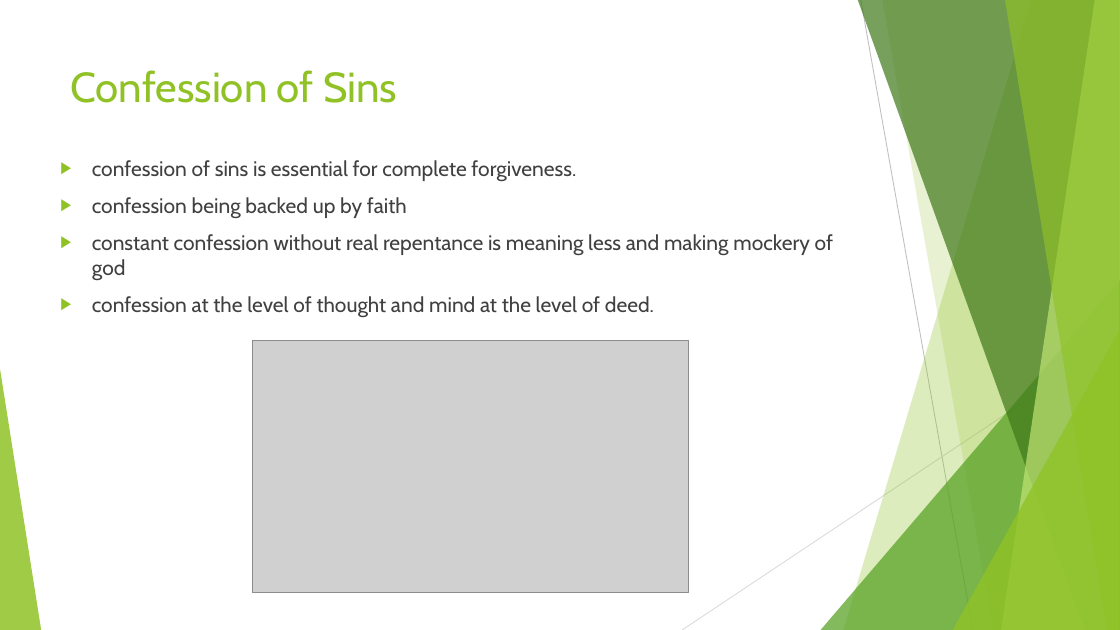
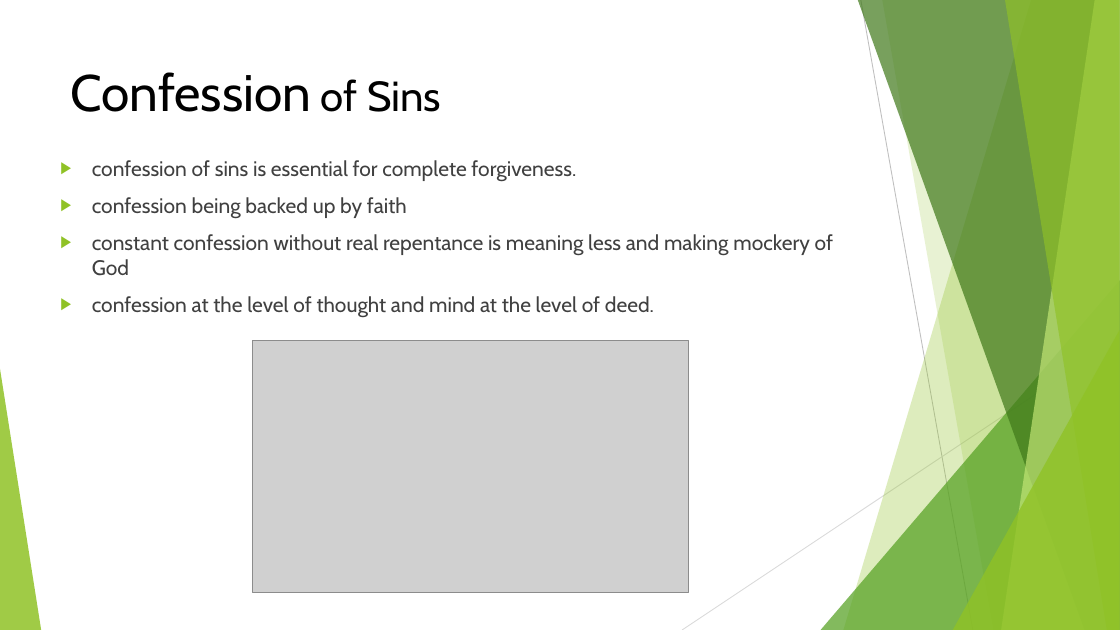
Before and after one commit to GOVARTHANAN123/Time, a slide deck: slide 4 of singapore_presentation3.pptx (slide 3 before the commit). Drawn at 1120x630 pixels with LibreOffice and Linux fonts; fonts in the diff are those of the drawing; grey boxes stand for pictures. Boxes give left, top, right and bottom in pixels: in the first picture for what was removed or moved away, otherwise in the second. Text is boxed around its words. In the diff, an @@ line names an element or a change of style, - is before the commit and + after.

```diff
--- a/singapore_presentation3.pptx
+++ b/singapore_presentation3.pptx
@@ title "Confession of Sins" at [71, 72, 441, 112]: size 36 to 44 pt in "Confession"; text colour #90C226 to #000000 @@
@@ text at [92, 234, 833, 276]: text changed @@
-▶ constant confession without real repentance is meaning less and making mockery of god
+▶ constant confession without real repentance is meaning less and making mockery of God
```
Also in this commit, not shown: 10 other slides changed, 1 slide added, 2 other files.
